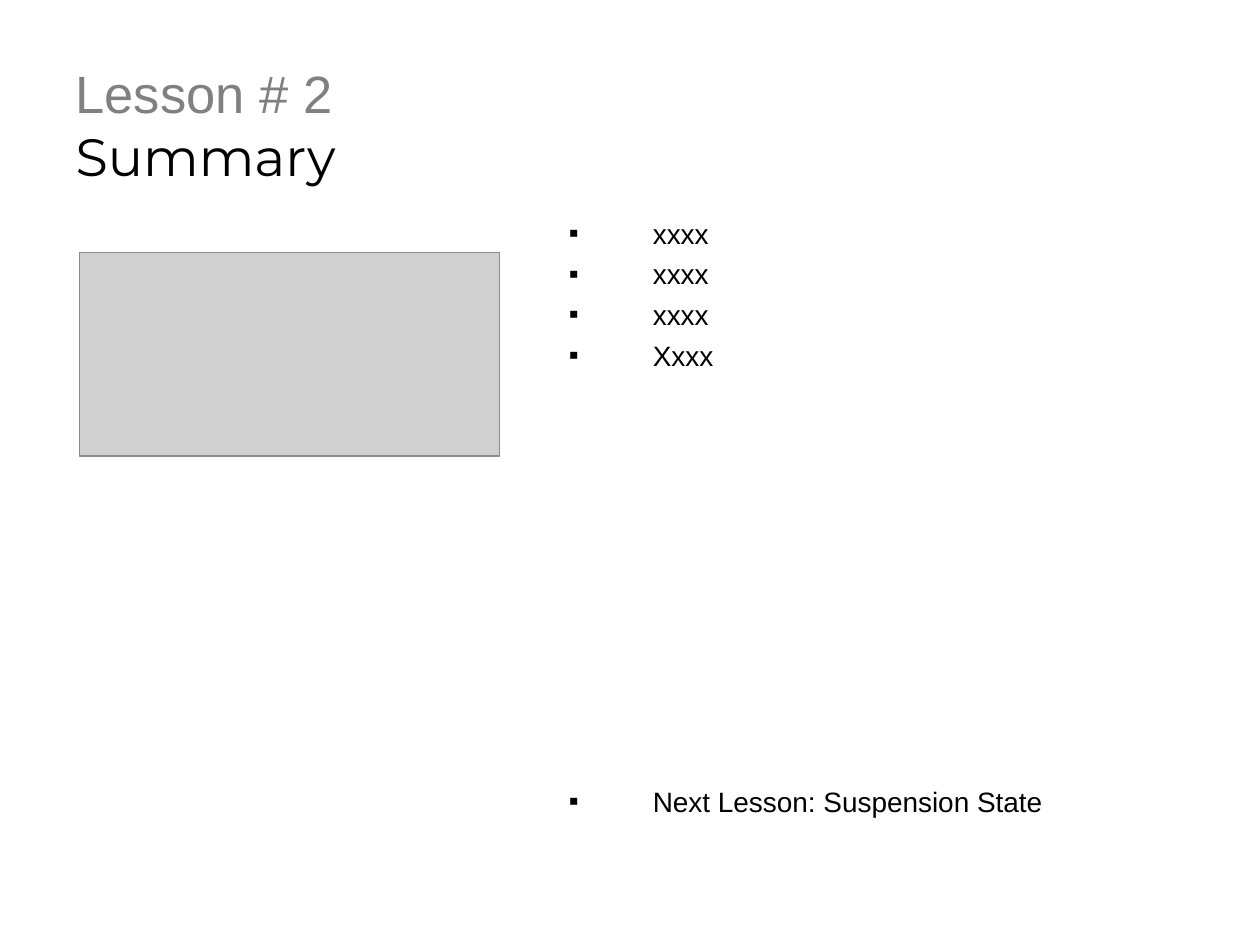
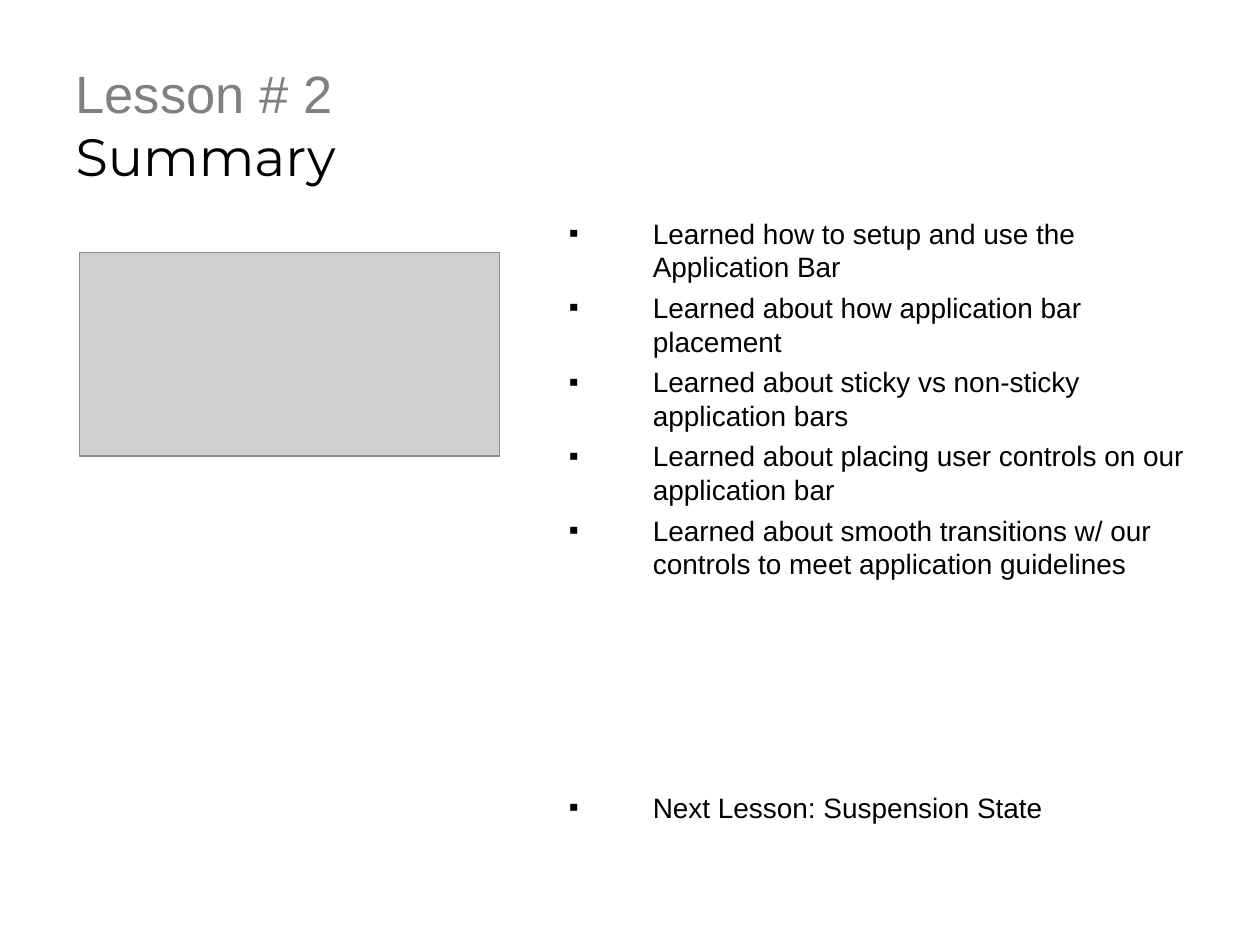
Before and after one commit to derikwhittaker/LiveLessons.WinRT, a slide deck: slide 3 of Chapter.3.ApplicationFeatures/Lesson.2.ApplicationBar/Chapter3.Lesson2.ppt. Drawn at 1260x945 pixels with LibreOffice and Linux fonts; fonts in the diff are those of the drawing; grey boxes stand for pictures; background and template pictures are left out. Boxes give left, top, right and bottom in pixels: in the first picture for what was removed or moved away, otherwise in the second. Text is boxed around its words. In the diff, an @@ line names an element or a change of style, - is before the commit and + after.

Commit message:
updated the ppt

```diff
--- a/Chapter.3.ApplicationFeatures/Lesson.2.ApplicationBar/Chapter3.Lesson2.ppt
+++ b/Chapter.3.ApplicationFeatures/Lesson.2.ApplicationBar/Chapter3.Lesson2.ppt
@@ text at [653, 223, 1183, 579]: text changed @@
-▪ xxxx
-▪ xxxx
-▪ xxxx
-▪ Xxxx
+▪ Learned how to setup and use the Application Bar
+▪ Learned about how application bar placement
+▪ Learned about sticky vs non-sticky application bars
+▪ Learned about placing user controls on our application bar
+▪ Learned about smooth transitions w/ our controls to meet application guidelines
```
Also in this commit, not shown: 1 other slide changed.
